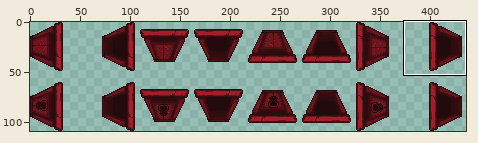
Two versions of one sprite sheet, src/Images/doors.png. The first picture is a wide view before the edit; the outline marks the close-up.
Close-up. First the earlier version:
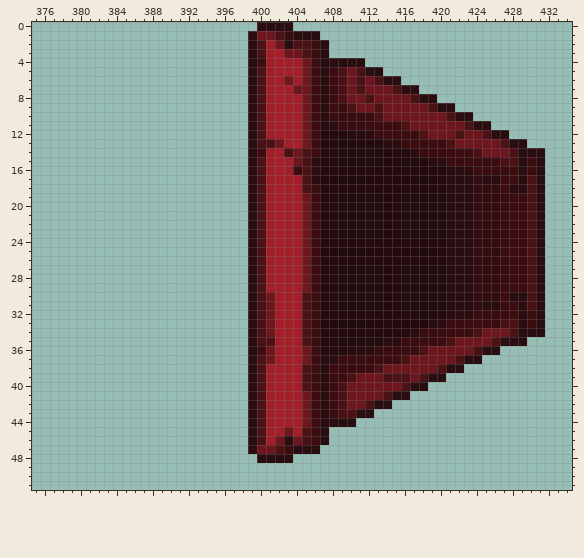
The file is 497x109 pixels. Colours within 5 levels of each other are drawn and written as one. Shown: x 375..434, y 0..51. The wide view leaves out empty margins. The commit also changed other parts of the picture, which this record leaves out.
New version:
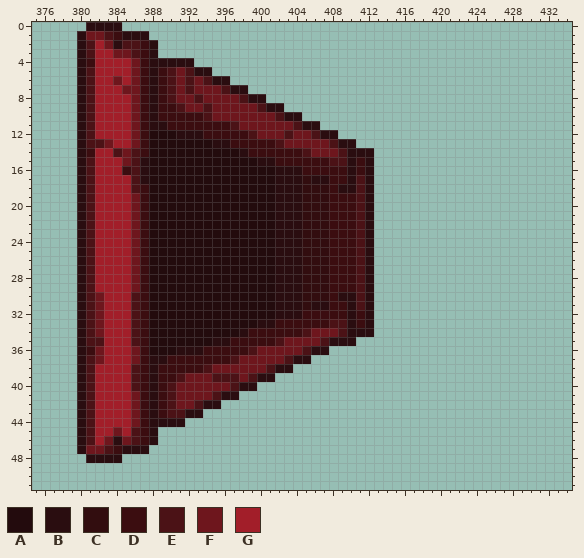
Palette (. is transparent): A #230b0d  B #2a0d10  C #320d0f  D #3b0d10  E #4b1216  F #6e161d  G #a21e29
Changes in this commit:
y 0: x 381..384 .... -> BBBB; x 400..403 BBBB -> ....
y 1: x 380..387 ........ -> BFFEDBBB; x 399..406 BFFEDBBB -> ........
y 2: x 380..388 ......... -> BEGFBEEDB; x 399..407 BEGFBEEDB -> .........
y 3: x 380..388 ......... -> BEGGFFEDB; x 399..407 BEGGFFEDB -> .........
y 4: x 380..392 ............. -> BDGGGGFDBBBBB; x 399..411 BDGGGGFDBBBBB -> .............
y 5: x 380..394 ............... -> BEGGGGFDBDEFEBB; x 399..413 BEGGGGFDBDEFEBB -> ...............
y 6: x 380..396 ................. -> BEGGFGFDBDEFEFEBB; x 399..415 BEGGFGFDBDEFEFEBB -> .................
y 7: x 380..417 ...................BEGGGFFDBDEFEFFFEBB -> BEGGGFFDBDEFEFFFEBB...................
y 8: x 380..398 ................... -> BEGGGGFDBDEFFEFFFFE; x 400..419 EGGGGFDBDEFFEFFFFEBB -> B...................
y 9: x 380..399 ...................B -> BEGGGGFDBDDEFFEFFFFF; x 401..421 GGGGFDBDDEFFEFFFFFEBB -> BB...................
y 10: x 380..423 ...................BEGGGGFDBDDDDDEFFFFFFFEBB -> BEGGGGFDBDDDDDEFFFFFFFEBB...................
y 11: x 380..425 ...................BEGGGGFDBBDDDDDDDEFFFFFFEBB -> BEGGGGFDBBDDDDDDDEFFFFFFEBB...................
y 12: x 380..404 ...................BEGGGG -> BEGGGGFDAAABBBDDDDDEFFFEF; x 406..427 DAAABBBDDDDDEFFFEFFEBB -> EBB...................
y 13: x 380..404 ...................BEEFGG -> BEEFGGFDAAAAAAABBDDDDDEFF; x 406..429 DAAAAAAABBDDDDDEFFFFFEBB -> FFEBB...................
y 14: x 380..399 ...................B -> BDGGEFEDAAAAAAAAAABD; x 401..404 GGEF -> DDDD; x 406..431 DAAAAAAAAAABDDDDDDEFFFEBBB -> FFFEBBB...................
y 15: x 380..431 ...................BEGGGFEBAAAAAAAAAAAABBDDDDDDEEBDB -> BEGGGFEBAAAAAAAAAAAABBDDDDDDEEBDB...................
y 16: x 380..431 ...................BEGGGDEBAAAAAAAAAAAAAABBBDDDDDBDB -> BEGGGDEBAAAAAAAAAAAAAABBBDDDDDBDB...................
y 17: x 380..405 ...................BEGGGGE -> BEGGGGEBAAAAAAAAAAAAAABBBC; x 407..431 AAAAAAAAAAAAAABBBCBBDDBEB -> BDDBEB...................
y 18: x 380..431 ...................BEGGGGEDAAAAAAAAAAAAAABBBCCCDBBEB -> BEGGGGEDAAAAAAAAAAAAAABBBCCCDBBEB...................
y 19..29: x 380..431 ...................BEGGGGFDAAAAAAAAAAAAAABBBCCCDDDEB -> BEGGGGFDAAAAAAAAAAAAAABBBCCCDDDEB...................
y 30: x 380..431 ...................BEFGGGEDAAAAAAAAAAAAAABBBCCCDBBEB -> BEFGGGEDAAAAAAAAAAAAAABBBCCCDBBEB...................
y 31: x 380..431 ...................BEFGGGEDAAAAAAAAAAAAAABBBCBBDDBEB -> BEFGGGEDAAAAAAAAAAAAAABBBCBBDDBEB...................
y 32: x 380..405 ...................BEFGGGE -> BEFGGGEDAAAAAAAAAAAAAABBBD; x 407..431 AAAAAAAAAAAAAABBBDDDDDBDB -> DDDBDB...................
y 33: x 380..405 ...................BEFGGGE -> BEFGGGEDAAAAAAAAAAAABBDDDD; x 407..431 AAAAAAAAAAAABBDDDDDDEEBDB -> DEEBDB...................
y 34: x 380..404 ...................BEFGGG -> BEFGGGEDAAAAAAAAAABDDDDDD; x 406..431 DAAAAAAAAAABDDDDDDEFFFEBBB -> FFFEBBB...................
y 35: x 380..429 ...................BEEGGGEDAAAAAAABBDDDDDEFFFFEBBB -> BEEGGGEDAAAAAAABBDDDDDEFFFFEBBB...................
y 36: x 380..400 ...................BD -> BDFGGGFDAAABBBDDDDDEF; x 402..426 GGGFDAAABBBDDDDDEFFFFFEBB -> FFFEBB...................
y 37: x 380..400 ...................BE -> BEFGGGFDBBDDDDDDDEFFF; x 402..424 GGGFDBBDDDDDDDEFFFFFEBB -> FEBB...................
y 38: x 380..422 ...................BEGGGGEDBDDDDDEFFFFFFEBB -> BEGGGGEDBDDDDDEFFFFFFEBB...................
y 39: x 380..420 ...................BEGGGGEDBDDEFFFEEEFEBB -> BEGGGGEDBDDEFFFEEEFEBB...................
y 40: x 380..398 ................... -> BEGGGGEDBDEFFFFFFEB; x 400..418 EGGGGEDBDEFFFFFFEBB -> ...................
y 41: x 380..397 .................. -> BEGGGGFDBDEFFFFEBB; x 399..416 BEGGGGFDBDEFFFFEBB -> ..................
y 42: x 380..395 ................ -> BEGGGGFDBDEFFEBB; x 399..414 BEGGGGFDBDEFFEBB -> ................
y 43: x 380..393 .............. -> BEGGGGFDBDEEBB; x 399..412 BEGGGGFDBDEEBB -> ..............
y 44: x 380..391 ............ -> BEGGGGFDBBBB; x 399..410 BEGGGGFDBBBB -> ............
y 45: x 380..388 ......... -> BEGGFGEDB; x 399..407 BEGGFGEDB -> .........
y 46: x 380..388 ......... -> BEGFBFEDB; x 399..407 BEGFBFEDB -> .........
y 47: x 380..387 ........ -> BFFEDBBB; x 399..406 BFFEDBBB -> ........
y 48: x 381..384 .... -> BBBB; x 400..403 BBBB -> ....
